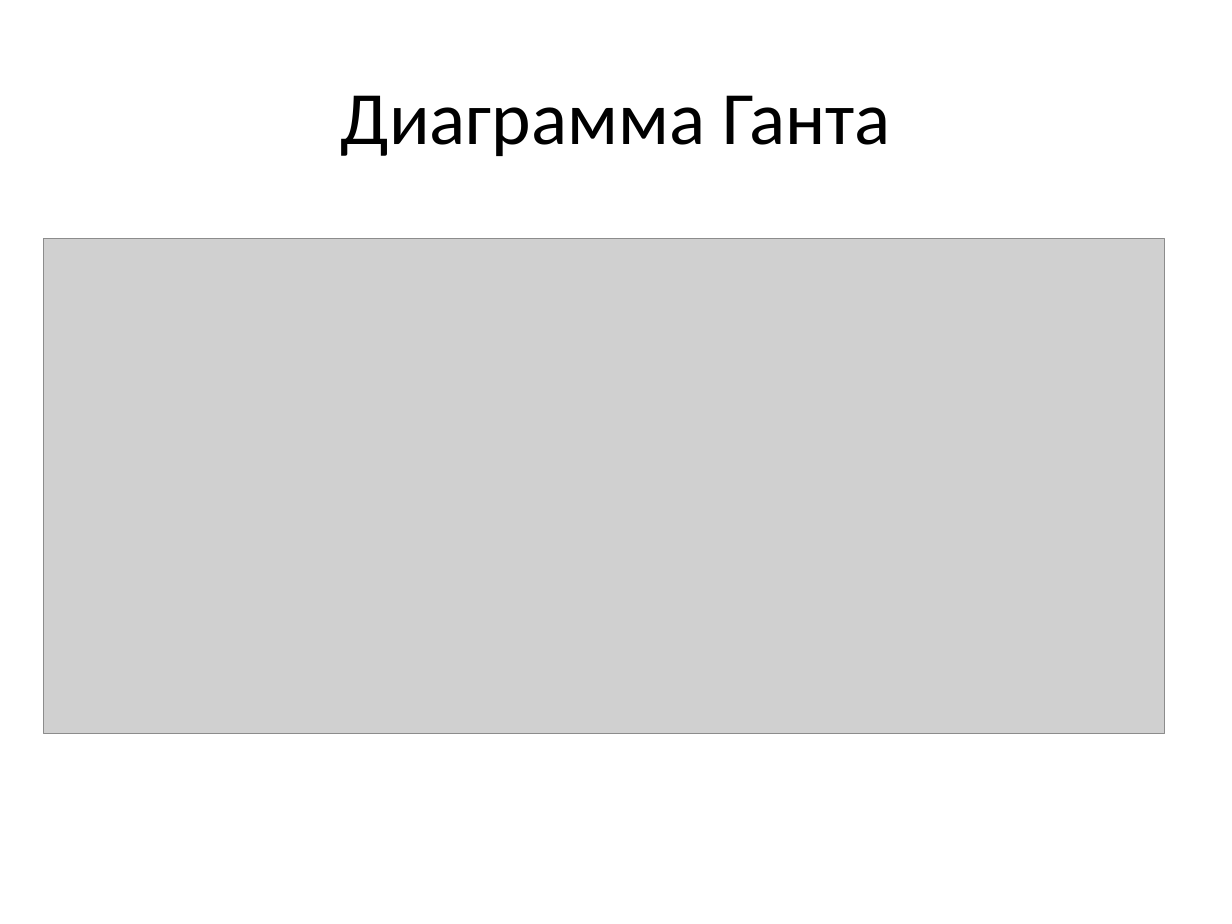
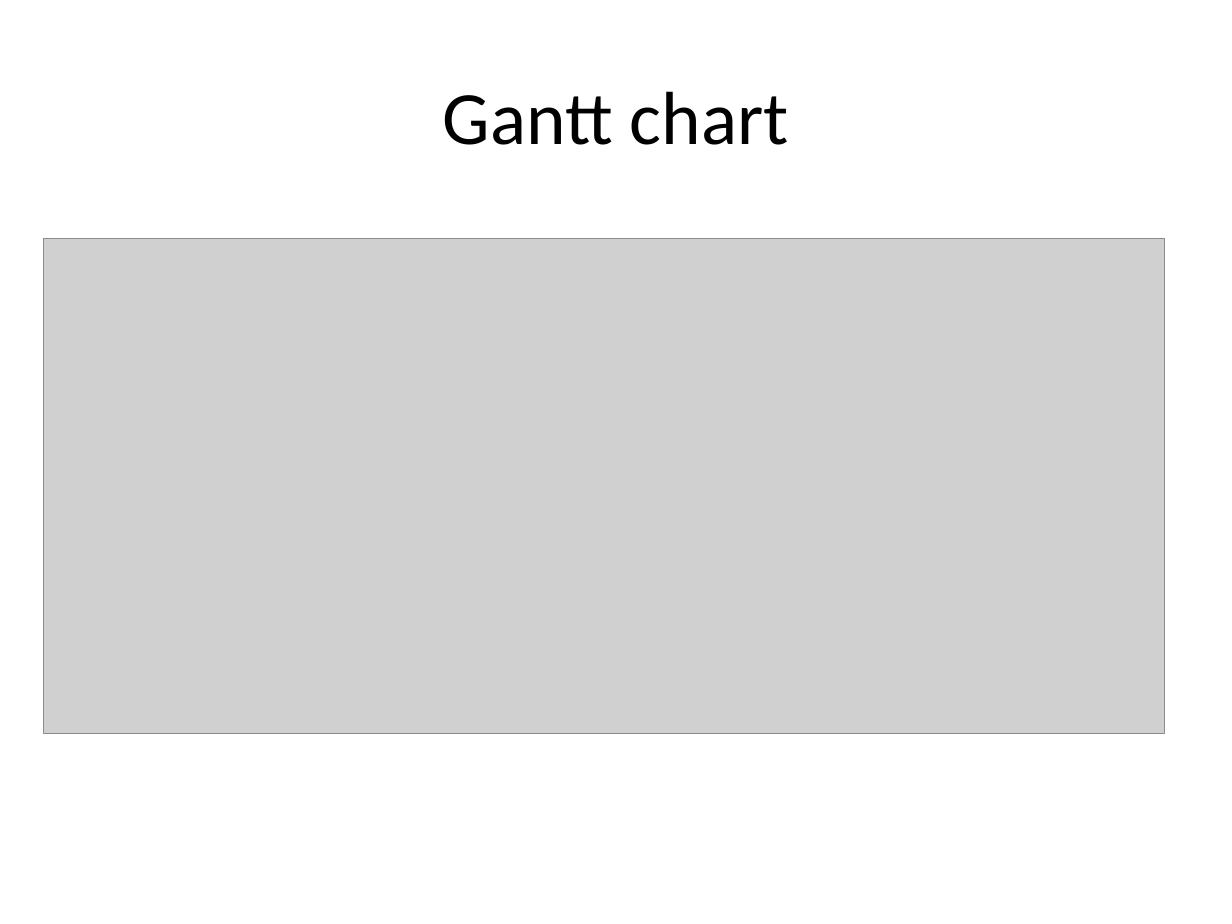
Before and after one commit to a-vodka/dv, a slide deck: slide 19 of dv-lec1-intro.pptx. Drawn at 1232x924 pixels with LibreOffice and Linux fonts; fonts in the diff are those of the drawing; grey boxes stand for pictures; background and template pictures are left out. Boxes give left, top, right and bottom in pixels: in the first picture for what was removed or moved away, otherwise in the second. Text is boxed around its words. In the diff, an @@ line names an element or a change of style, - is before the commit and + after.

```diff
--- a/dv-lec1-intro.pptx
+++ b/dv-lec1-intro.pptx
@@ title at box(443, 91, 789, 145): text changed @@
-Диаграмма Ганта
+Gantt chart
```
Also in this commit, not shown: 28 other slides changed, 5 slides added, 5 slides removed, 9 other files.
